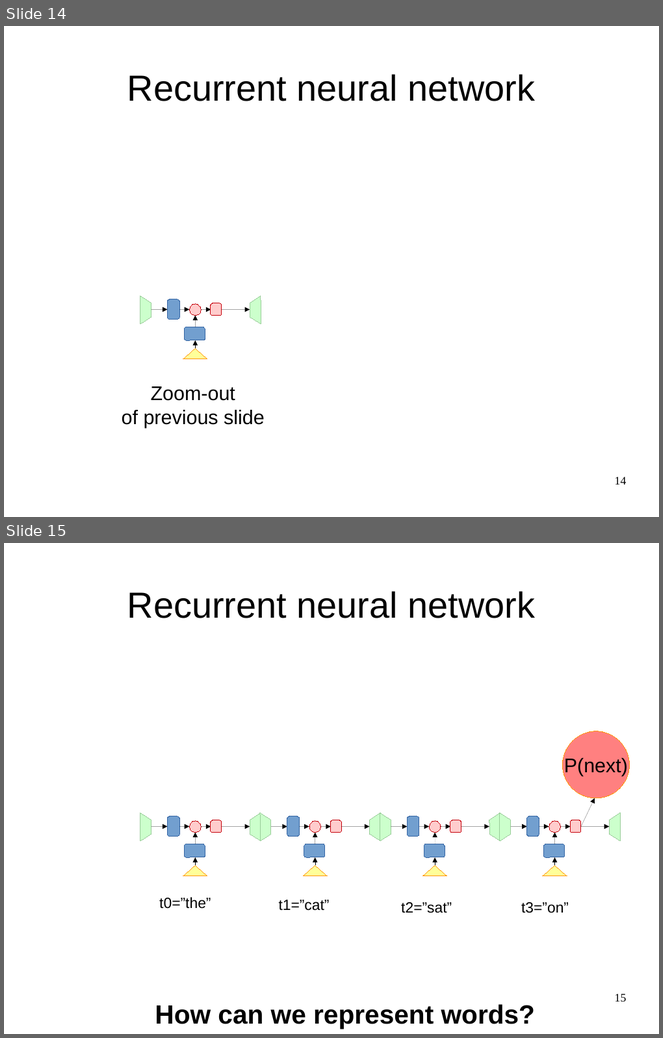
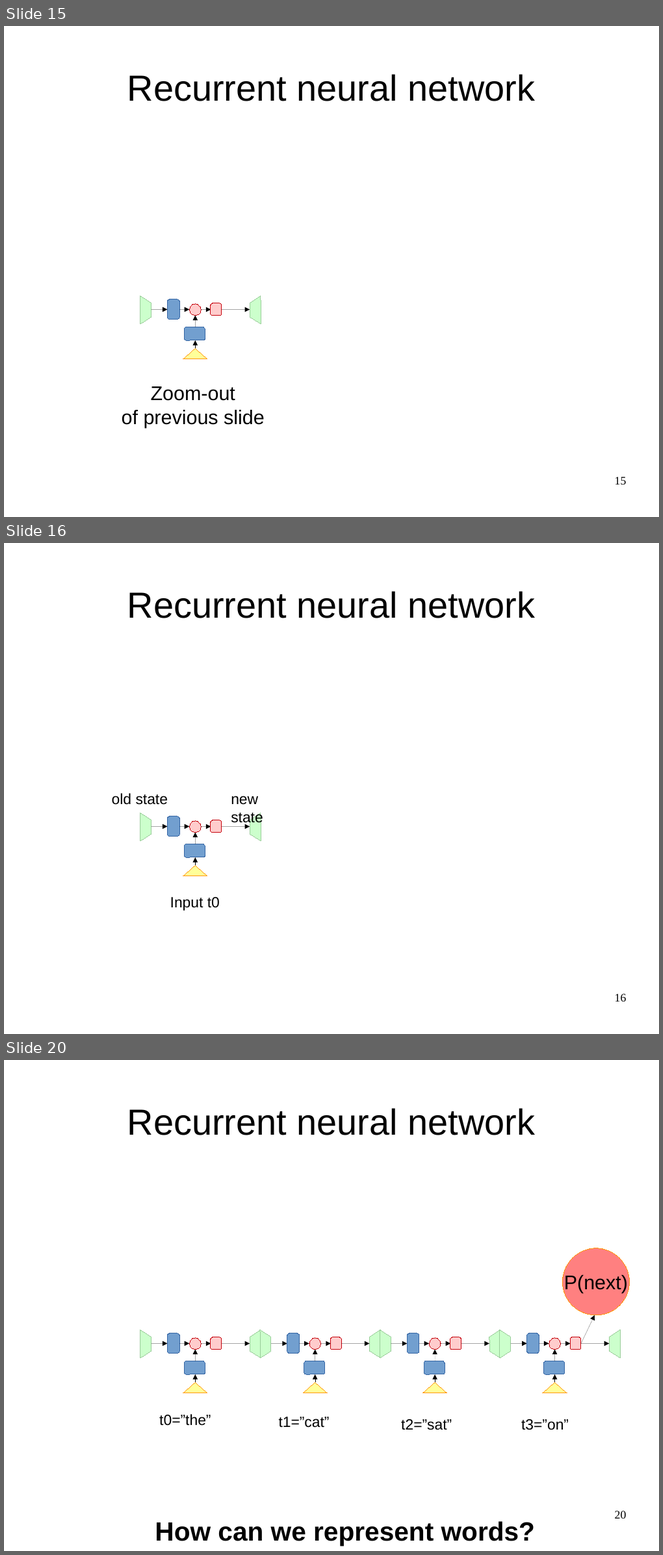
Before and after one commit to yandexdataschool/Practical_DL, a slide deck: week4/lecture4.odp. Shown one above the other, each under a label of ours: slides 14 and 15 before the commit, slides 15, 16 and 20 after it; the slides between them are not shown. The pictures are 663x1038 and 663x1555 pixels, drawn with LibreOffice and Linux fonts; fonts in the diff are those of the drawing. Boxes give left, top, right and bottom in pixels: in the first picture for what was removed or moved away, otherwise in the second. Text is boxed around its words. In the diff, an @@ line names an element or a change of style, - is before the commit and + after.

```diff
--- a/week4/lecture4.odp
+++ b/week4/lecture4.odp
@@ slide 16 added at bbox=[4, 543, 659, 1034], background #FFFFFF @@
@@ title added at bbox=[128, 591, 535, 618], 44 pt, text #000000 @@
+Recurrent neural network
@@ text added at bbox=[112, 793, 168, 805], 18 pt, text #000000 @@
+old state
@@ text added at bbox=[231, 796, 263, 826], 18 pt, text #000000 @@
+new state
@@ freeform shape added at bbox=[140, 813, 152, 841], fill #CCFFCC, outline #99CC99 0 pt @@
@@ freeform shape added at bbox=[250, 813, 261, 841], fill #CCFFCC, outline #99CC99 0 pt @@
@@ arrow added from (152, 826) to (168, 826), #000000 0 pt @@
@@ freeform shape added at bbox=[168, 817, 180, 836], fill #729FCF, outline #3465A4 0 pt @@
@@ arrow added from (180, 826) to (189, 826), #000000 0 pt @@
@@ ellipse added at bbox=[189, 821, 201, 832], fill #FFCCCC, outline #C5000B 0 pt @@
@@ arrow added from (196, 845) to (196, 832), #000000 0 pt @@
@@ arrow added from (202, 826) to (211, 826), #000000 0 pt @@
@@ freeform shape added at bbox=[211, 821, 222, 832], fill #FFCCCC, outline #C5000B 0 pt @@
@@ arrow added from (222, 826) to (250, 826), #000000 0 pt @@
@@ rounded rectangle added at bbox=[184, 845, 205, 858], fill #729FCF, outline #3465A4 0 pt @@
@@ triangle added at bbox=[183, 866, 208, 876], fill #FFFF99, outline #FF950E 0 pt @@
@@ arrow added from (196, 866) to (196, 858), #000000 0 pt @@
@@ text added at bbox=[170, 897, 220, 911], 18 pt, text #000000 @@
+Input t0
@@ page number added at bbox=[615, 994, 627, 1002], 14 pt, text #000000 @@
+16
@@ what was slide 14 is now slide 15 @@
@@ page number at bbox=[615, 477, 627, 485]: text changed @@
-14
+15
@@ what was slide 15 is now slide 20 @@
@@ page number at bbox=[615, 1511, 627, 1519]: text changed @@
-15
+20
```
Also in this commit, not shown: 3 slides changed, 12 other slides added, 5 slides removed, 10 other files.
